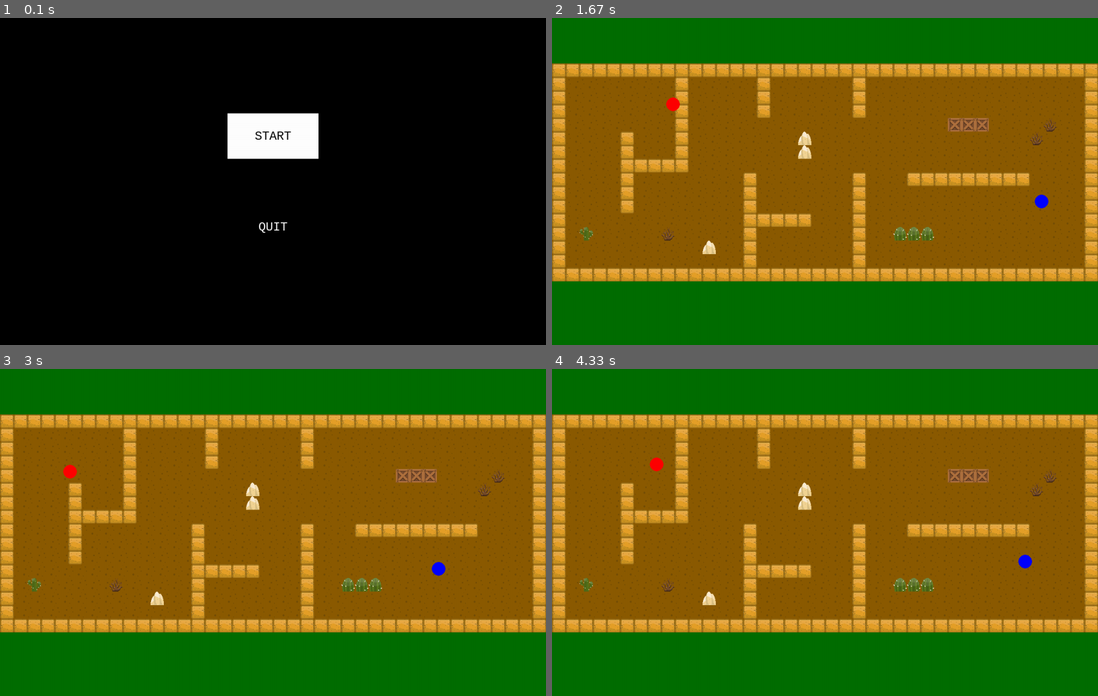
Above: before the commit, frames 1-4 (two rows, left to right).
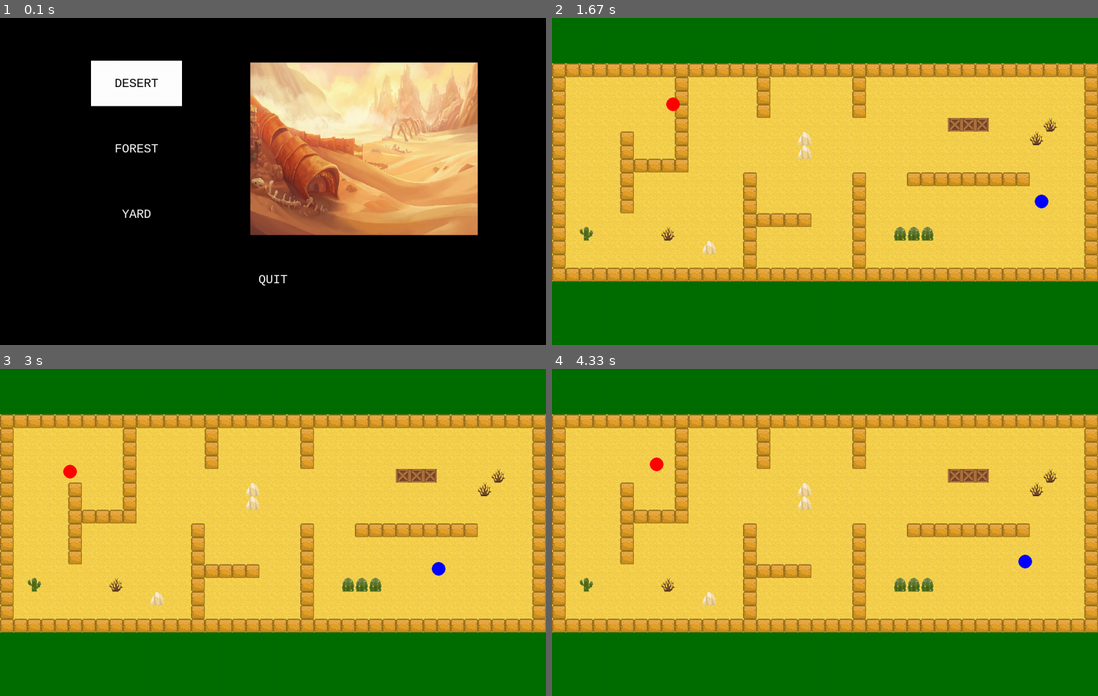
Above: after the commit, the same moments.

Repository: quantm0201/hero-io-pygame
Game: pygame game, started from main.py
Same seed, same stepped clock (60 frames per second), same inputs: the game is played once before the commit and once after it.
Inputs:
- Up to frame 1 (0.1 s): no input
- Up to frame 2 (1.67 s): tap Enter at 0.33 s; hold Up 0.67-1.13 s; hold Right 1.17-1.63 s; hold D 1.17-1.63 s
- Up to frame 3 (3 s): hold Left 1.67-2.2 s; hold A 1.67-2.2 s; hold Down 2.23-2.53 s; hold S 2.23-2.53 s; hold Left 2.57-2.97 s; hold A 2.57-2.97 s
- Up to frame 4 (4.33 s): hold Up 3-3.37 s; hold W 3-3.37 s; hold Right 3.4-4.03 s; hold D 3.4-4.03 s; hold Down from 4.07 s (still down); hold S from 4.07 s (still down)

The runs differ from the first frame. In frame 1, 25% of the frame differs, in the area x 16-88%, y 12-82%; in frame 2, 50%, in the area x 0-100%, y 13-81%; in frame 3, 50%; in frame 4, 50%.

Commit message:
add more map

Diff:
--- a/Config.py
+++ b/Config.py
@@ -15,8 +15,10 @@
 
 
 # Game Command
-START_GAME = 0
-QUIT = 1
+CMD_QUIT = 0
+CMD_MAP_1 = 1
+CMD_MAP_2 = 2
+CMD_MAP_3 = 3
 
 
 # Map
@@ -38,6 +40,10 @@
 [1, 1, 1, 1, 1, 1, 1, 1, 1, 1, 1, 1, 1, 1, 1, 1, 1, 1, 1, 1, 1, 1, 1, 1, 1, 1, 1, 1, 1, 1, 1, 1, 1, 1, 1, 1, 1, 1, 1, 1]]
 
 BLOCK_SIZE = BLOCK_WIDTH = BLOCK_HEIGHT = 30
+
+MAP_1_ID = "desert"
+MAP_2_ID = "grass"
+MAP_3_ID = "ground"
 
 NO_COLLISION = 0
 COLLISON_X = 1
--- a/GameScene.py
+++ b/GameScene.py
@@ -6,10 +6,15 @@
 from Hero import Hero
 
 class GameScene:
-    def __init__(self):
+    def __init__(self, map_cmd):
         self.surface = pygame.Surface((cf.WIDTH, cf.HEIGHT), SRCALPHA)
         self.surface.fill(cf.DARK_GREEN)
-        self.map = Map(1)
+        if map_cmd == cf.CMD_MAP_1:
+            self.map = Map(cf.MAP_1_ID)
+        if map_cmd == cf.CMD_MAP_2:
+            self.map = Map(cf.MAP_2_ID)
+        if map_cmd == cf.CMD_MAP_3:
+            self.map = Map(cf.MAP_3_ID)
         self.hero1 = Hero(cf.HERO_1_ID, self.map)
         self.hero2 = Hero(cf.HERO_2_ID, self.map)
 
--- a/Map.py
+++ b/Map.py
@@ -12,10 +12,10 @@
         self.tiles = []
         for i in range(len(cf.MAP_1)):
             for j in range(len(cf.MAP_1[i])):
-                tile = Tile(i*len(cf.MAP_1[i]) + j, (cf.BLOCK_SIZE*j, cf.BLOCK_SIZE*i))
+                tile = Tile(i*len(cf.MAP_1[i]) + j, (cf.BLOCK_SIZE*j, cf.BLOCK_SIZE*i), self.id)
                 self.tiles.append(tile)
                 if cf.MAP_1[i][j] != 0 and cf.MAP_1[i][j] != cf.HERO_1_ID and cf.MAP_1[i][j] != cf.HERO_2_ID:
-                    block = Block(i*len(cf.MAP_1[i]) + j, (cf.BLOCK_SIZE*j, cf.BLOCK_SIZE*i), cf.MAP_1[i][j])
+                    block = Block(i*len(cf.MAP_1[i]) + j, (cf.BLOCK_SIZE*j, cf.BLOCK_SIZE*i), self.id, cf.MAP_1[i][j])
                     self.blocks.append(block)
 
     def draw(self, surface):
@@ -54,30 +54,33 @@
 
 
 class Tile(pygame.sprite.Sprite):
-    def __init__(self, id, pos):
+    def __init__(self, id, pos, mapName):
         pygame.sprite.Sprite.__init__(self)
 
         self.id = id
         self.pos = pos
+        self.mapName = mapName
         self.width = self.height = cf.BLOCK_SIZE
 
         self.setImage()
+        self.image = pygame.transform.scale(self.image, (self.width, self.height))
         self.image.set_colorkey(cf.BLACK)
-        self.image = pygame.transform.scale(self.image, (self.width, self.height))
+        self.rect = self.image.get_rect()
+        self.rect.center = (self.pos[0] + cf.BLOCK_SIZE//2, self.pos[1] + cf.BLOCK_SIZE//2)
 
     def setImage(self):
-        self.image = pygame.image.load("res/tile_desert.png").convert()
+        self.image = pygame.image.load("res/tile_" + self.mapName + ".png").convert()
 
     def draw(self, surface):
-        surface.blit(self.image, self.pos)
+        surface.blit(self.image, self.rect)
 
 class Block(Tile):
-    def __init__(self, id, pos, type):
+    def __init__(self, id, pos, mapName, type):
         self.type = type
-        Tile.__init__(self, id, pos)
+        Tile.__init__(self, id, pos, mapName)
 
     def setImage(self):
-        self.image = pygame.image.load("res/block" + str(self.type) + "_desert.png").convert()
+        self.image = pygame.image.load("res/block" + str(self.type) + "_" + self.mapName + ".png").convert()
 
 
     def checkCollidePoint(self, x, y):
--- a/MenuScene.py
+++ b/MenuScene.py
@@ -8,17 +8,27 @@
         self.surface = pygame.Surface((cf.WIDTH, cf.HEIGHT), SRCALPHA)
         self.surface.fill(cf.BLACK + (110,))
 
-        self.btnStart = pygame.Surface((200, 100), SRCALPHA)
-        self.btnStart_rect = self.btnStart.get_rect()
-        self.btnStart_rect.center = (cf.WIDTH/2, cf.HEIGHT/2 - 100)
-        self.statTxt = Text(self.btnStart,"START", cf.WHITE, 30)
+        self.btnMap1 = pygame.Surface((200, 100), SRCALPHA)
+        self.btnMap1_rect = self.btnMap1.get_rect()
+        self.btnMap1_rect.center = (cf.WIDTH/4, cf.HEIGHT/5)
+        self.map1Txt = Text(self.btnMap1,"DESERT", cf.WHITE, 30)
+
+        self.btnMap2 = pygame.Surface((200, 100), SRCALPHA)
+        self.btnMap2_rect = self.btnMap2.get_rect()
+        self.btnMap2_rect.center = (cf.WIDTH/4, cf.HEIGHT*2/5)
+        self.map2Txt = Text(self.btnMap2,"FOREST", cf.WHITE, 30)
+
+        self.btnMap3 = pygame.Surface((200, 100), SRCALPHA)
+        self.btnMap3_rect = self.btnMap3.get_rect()
+        self.btnMap3_rect.center = (cf.WIDTH/4, cf.HEIGHT*3/5)
+        self.map3Txt = Text(self.btnMap3,"YARD", cf.WHITE, 30)
 
         self.btnQuit = pygame.Surface((200, 100), SRCALPHA)
         self.btnQuit_rect = self.btnQuit.get_rect()
-        self.btnQuit_rect.center = (cf.WIDTH/2, cf.HEIGHT/2 + 100)
+        self.btnQuit_rect.center = (cf.WIDTH/2, cf.HEIGHT*4/5)
         self.quitTxt = Text(self.btnQuit, "QUIT", cf.WHITE, 30)
 
-        self.select = cf.START_GAME
+        self.select = cf.CMD_MAP_1
         self.changeSelect()
 
     def draw(self, surface):
@@ -26,27 +36,70 @@
 
     def receiveKey(self, key):
         if key == K_UP:
-            if self.select == cf.QUIT:
-                self.select = cf.START_GAME
-                self.changeSelect()
+            if self.select == cf.CMD_QUIT:
+                self.select = cf.CMD_MAP_3
+            elif self.select == cf.CMD_MAP_3:
+                self.select = cf.CMD_MAP_2
+            elif self.select == cf.CMD_MAP_2:
+                self.select = cf.CMD_MAP_1
+            self.changeSelect()
         if key == K_DOWN:
-            if self.select == cf.START_GAME:
-                self.select = cf.QUIT
-                self.changeSelect()
+            if self.select == cf.CMD_MAP_1:
+                self.select = cf.CMD_MAP_2
+            elif self.select == cf.CMD_MAP_2:
+                self.select = cf.CMD_MAP_3
+            elif self.select == cf.CMD_MAP_3:
+                self.select = cf.CMD_QUIT
+            self.changeSelect()
         if key == K_RETURN:
             return self.select
         return None
 
     def changeSelect(self):
-        if self.select == cf.START_GAME:
-            self.btnStart.fill(cf.WHITE)
-            self.statTxt.setColor(cf.BLACK)
+        if self.select == cf.CMD_MAP_1:
+            self.btnMap1.fill(cf.WHITE)
+            self.map1Txt.setColor(cf.BLACK)
+            self.btnMap2.fill(cf.BLACK)
+            self.map2Txt.setColor(cf.WHITE)
+            self.btnMap3.fill(cf.BLACK)
+            self.map3Txt.setColor(cf.WHITE)
             self.btnQuit.fill(cf.BLACK)
             self.quitTxt.setColor(cf.WHITE)
-        if self.select == cf.QUIT:
+            self.bg = pygame.image.load("res/bg_desert.png").convert()
+        if self.select == cf.CMD_MAP_2:
+            self.btnMap2.fill(cf.WHITE)
+            self.map2Txt.setColor(cf.BLACK)
+            self.btnMap1.fill(cf.BLACK)
+            self.map1Txt.setColor(cf.WHITE)
+            self.btnMap3.fill(cf.BLACK)
+            self.map3Txt.setColor(cf.WHITE)
+            self.btnQuit.fill(cf.BLACK)
+            self.quitTxt.setColor(cf.WHITE)
+            self.bg = pygame.image.load("res/bg_grass.jpg").convert()
+        if self.select == cf.CMD_MAP_3:
+            self.btnMap3.fill(cf.WHITE)
+            self.map3Txt.setColor(cf.BLACK)
+            self.btnMap2.fill(cf.BLACK)
+            self.map2Txt.setColor(cf.WHITE)
+            self.btnMap1.fill(cf.BLACK)
+            self.map1Txt.setColor(cf.WHITE)
+            self.btnQuit.fill(cf.BLACK)
+            self.quitTxt.setColor(cf.WHITE)
+            self.bg = pygame.image.load("res/bg_ground.jpg").convert()
+        if self.select == cf.CMD_QUIT:
             self.btnQuit.fill(cf.WHITE)
             self.quitTxt.setColor(cf.BLACK)
-            self.btnStart.fill(cf.BLACK)
-            self.statTxt.setColor(cf.WHITE)
-        self.surface.blit(self.btnStart, self.btnStart_rect)
+            self.btnMap1.fill(cf.BLACK)
+            self.map1Txt.setColor(cf.WHITE)
+            self.btnMap2.fill(cf.BLACK)
+            self.map2Txt.setColor(cf.WHITE)
+            self.btnMap3.fill(cf.BLACK)
+            self.map3Txt.setColor(cf.WHITE)
+        self.surface.blit(self.btnMap1, self.btnMap1_rect)
+        self.surface.blit(self.btnMap2, self.btnMap2_rect)
+        self.surface.blit(self.btnMap3, self.btnMap3_rect)
         self.surface.blit(self.btnQuit, self.btnQuit_rect)
+        self.bg = pygame.transform.scale(self.bg, (500, 380))
+        self.bg_rect = self.bg.get_rect()
+        self.bg_rect.center = (cf.WIDTH*3/4 - 100, cf.HEIGHT*2/5)
+        self.surface.blit(self.bg, self.bg_rect)
--- a/main.py
+++ b/main.py
@@ -11,7 +11,6 @@
 pygame.display.set_caption("Hero.io")
 
 menuScene = MenuScene()
-gameScene = GameScene()
 
 FPS = 60
 clock = pygame.time.Clock()
@@ -27,11 +26,12 @@
             gameScene.receiveEvent(event)
         elif event.type == KEYDOWN:
             ret = menuScene.receiveKey(event.key)
-            if ret == cf.QUIT:
+            if ret == cf.CMD_QUIT:
                 pygame.quit()
                 sys.exit()
-            if ret == cf.START_GAME:
+            elif ret != None:
                 started = True
+                gameScene = GameScene(ret)
 
     if started:
         gameScene.draw(SCREEN)
Binary file added: res/bg_desert.png
Binary file added: res/bg_grass.jpg
Binary file added: res/bg_ground.jpg
Binary file added: res/block1_grass.png
Binary file added: res/block1_ground.png
Binary file added: res/block1_ground2.png
Binary file added: res/block2_grass.png
Binary file added: res/block2_ground.png
Binary file added: res/block3_grass.png
Binary file added: res/block3_ground.png
Binary file added: res/block4_grass.png
Binary file added: res/block4_ground.png
(and 8 more such lines)
